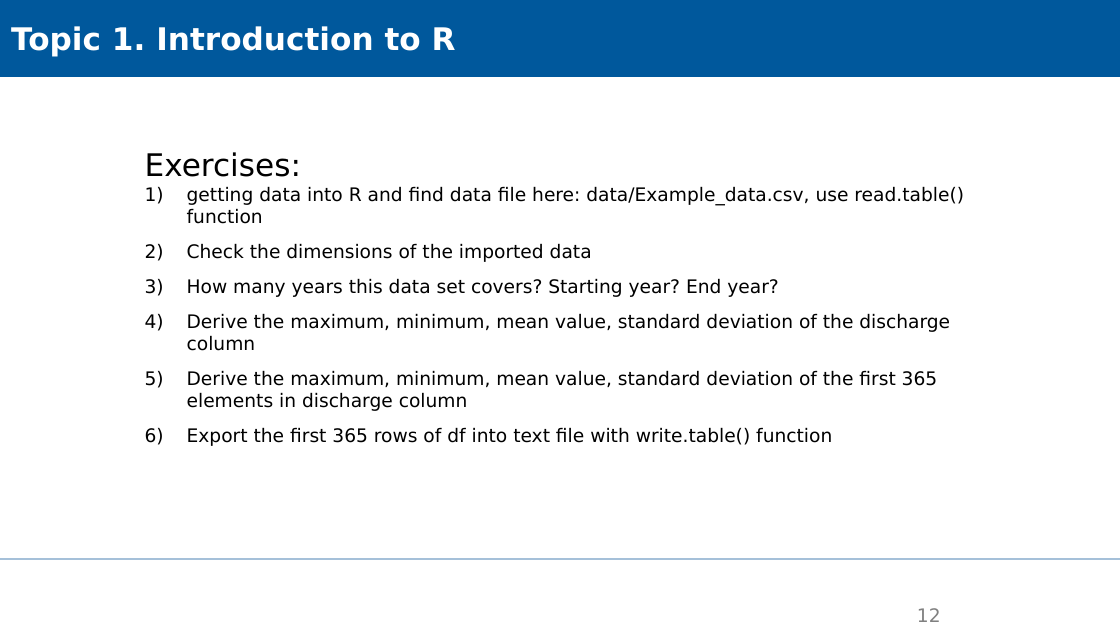
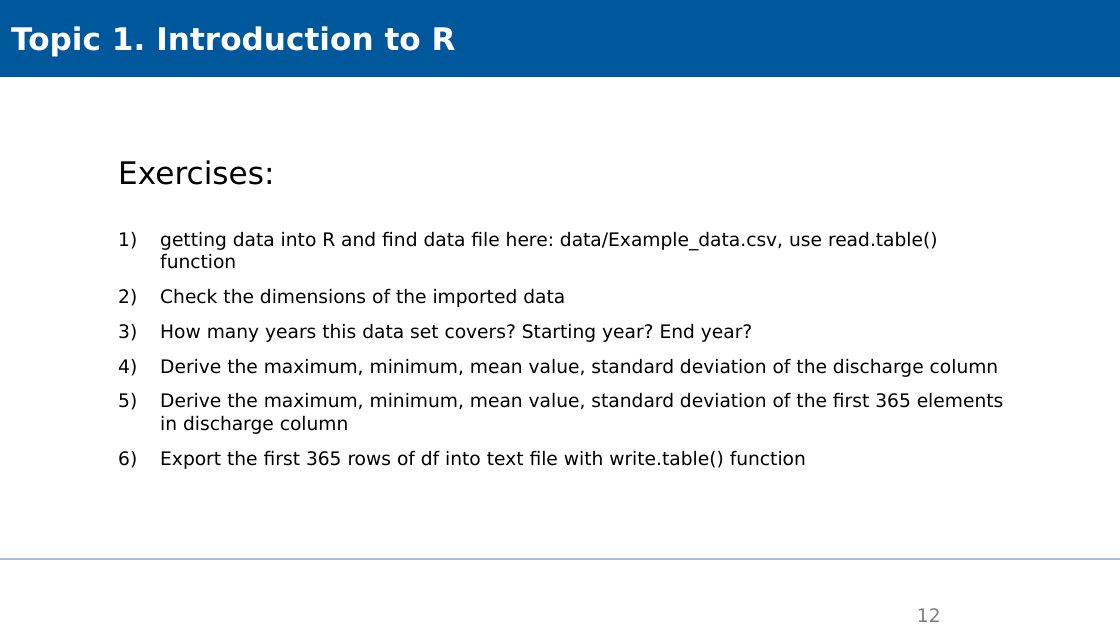
Before and after one commit to XiaoxiangGuanGFZ/FloodRiskSeminar, a slide deck: slide 12 of slides/FRS_exercise_R.pptx. Drawn at 1120x630 pixels with LibreOffice and Linux fonts; fonts in the diff are those of the drawing; background and template pictures are left out. Boxes give left, top, right and bottom in pixels: in the first picture for what was removed or moved away, otherwise in the second. Text is boxed around its words. In the diff, an @@ line names an element or a change of style, - is before the commit and + after.

```diff
--- a/slides/FRS_exercise_R.pptx
+++ b/slides/FRS_exercise_R.pptx
@@ text "Exercises:" rewrapped from [145, 152, 964, 446] to [118, 160, 1004, 469] @@
```
Also in this commit, not shown: 4 other slides changed, 1 slide added, 2 other files.
